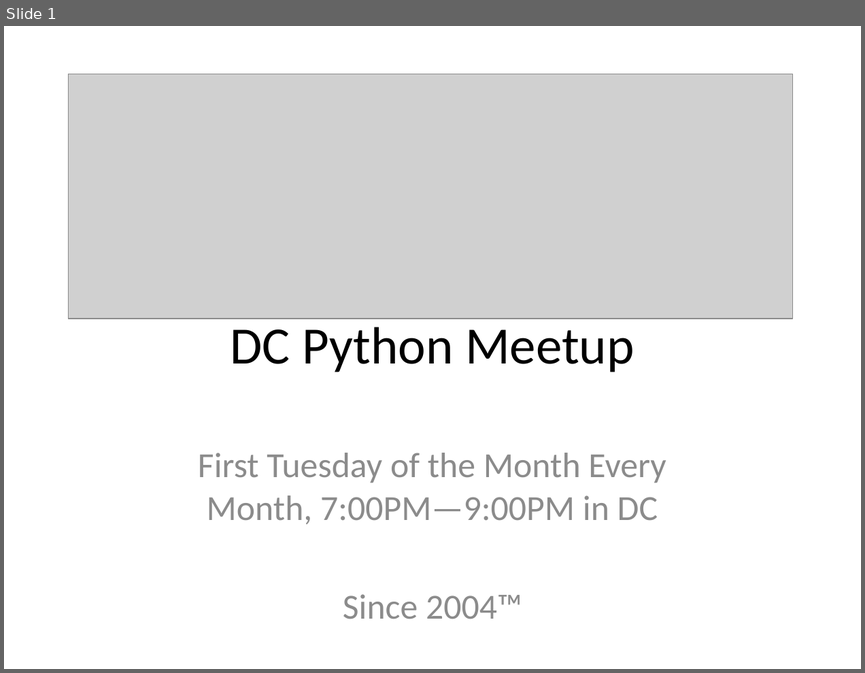
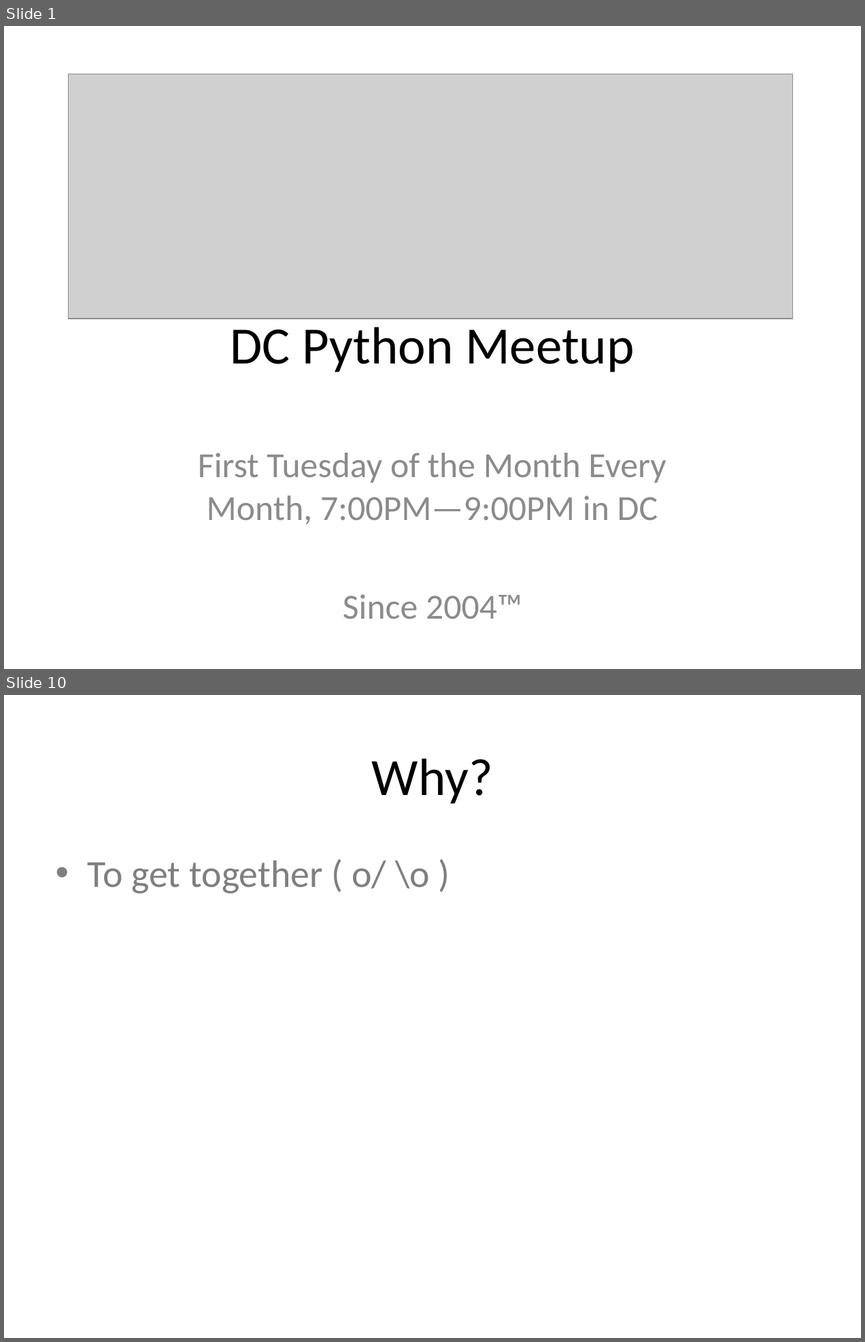
Before and after one commit to DCPython/generic-meetup-slides, a slide deck: DC Python Generic Meetup Slides.pptx. Shown one above the other, each under a label of ours: slide 1 before the commit, slides 1 and 10 after it; the slides between them are not shown. The pictures are 865x673 and 865x1342 pixels, drawn with LibreOffice and Linux fonts; fonts in the diff are those of the drawing; grey boxes stand for pictures. Boxes give left, top, right and bottom in pixels: in the first picture for what was removed or moved away, otherwise in the second. Text is boxed around its words. In the diff, an @@ line names an element or a change of style, - is before the commit and + after.

```diff
--- a/DC Python Generic Meetup Slides.pptx
+++ b/DC Python Generic Meetup Slides.pptx
@@ slide 10 added at <box>4,695,861,1338</box>, background #FFFFFF @@
@@ title added at <box>372,758,493,804</box>, 44 pt, text #000000 @@
+Why?
@@ text added at <box>88,860,430,894</box>, 32 pt, text #7F7F7F @@
+• To get together ( o/ \o )
```
Also in this commit, not shown: 3 slides changed, 12 other slides added.
